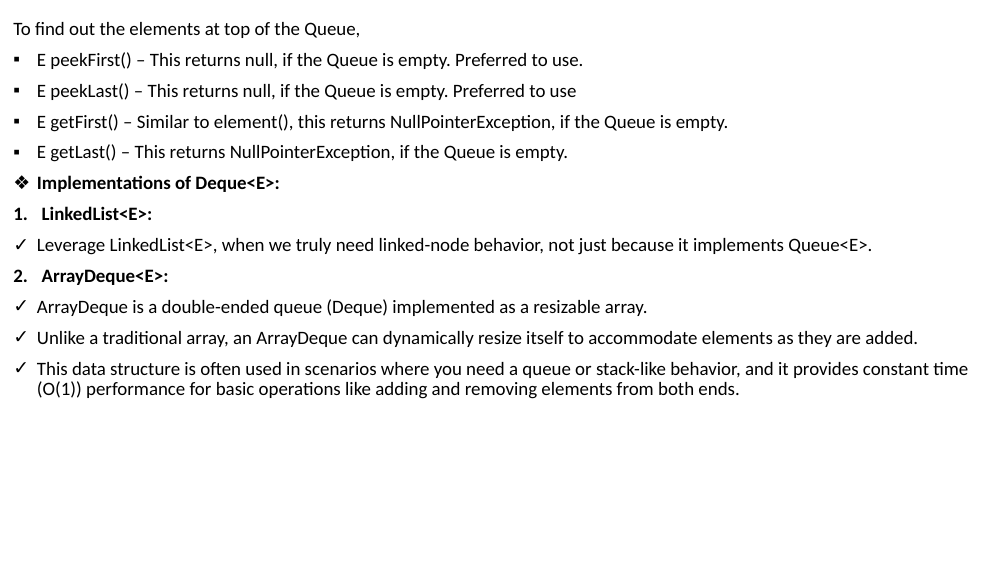
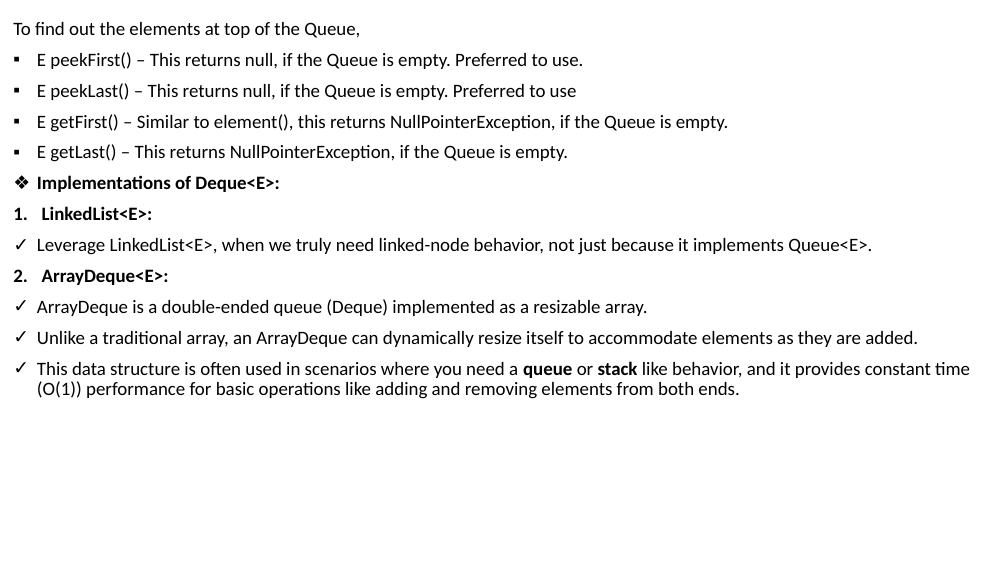
Before and after one commit to the-dev-pal/knowledge-rewards, a slide deck: slide 10 of src/Java/Collections/Collections.pptx. Drawn at 1008x567 pixels with LibreOffice and Linux fonts; fonts in the diff are those of the drawing. Boxes give left, top, right and bottom in pixels: in the first picture for what was removed or moved away, otherwise in the second. Text is boxed around its words. In the diff, an @@ line names an element or a change of style, - is before the commit and + after.

```diff
--- a/src/Java/Collections/Collections.pptx
+++ b/src/Java/Collections/Collections.pptx
@@ text at (x1=37, y1=361, x2=970, y2=399): text changed @@
-✓ This data structure is often used in scenarios where you need a queue or stack-like behavior, and it provides constant time (O(1)) performance for basic operations like adding and removing elements from both ends.
+✓ This data structure is often used in scenarios where you need a queue or stack like behavior, and it provides constant time (O(1)) performance for basic operations like adding and removing elements from both ends.
```
Also in this commit, not shown: 4 other slides changed, 5 slides added, 7 other files.
